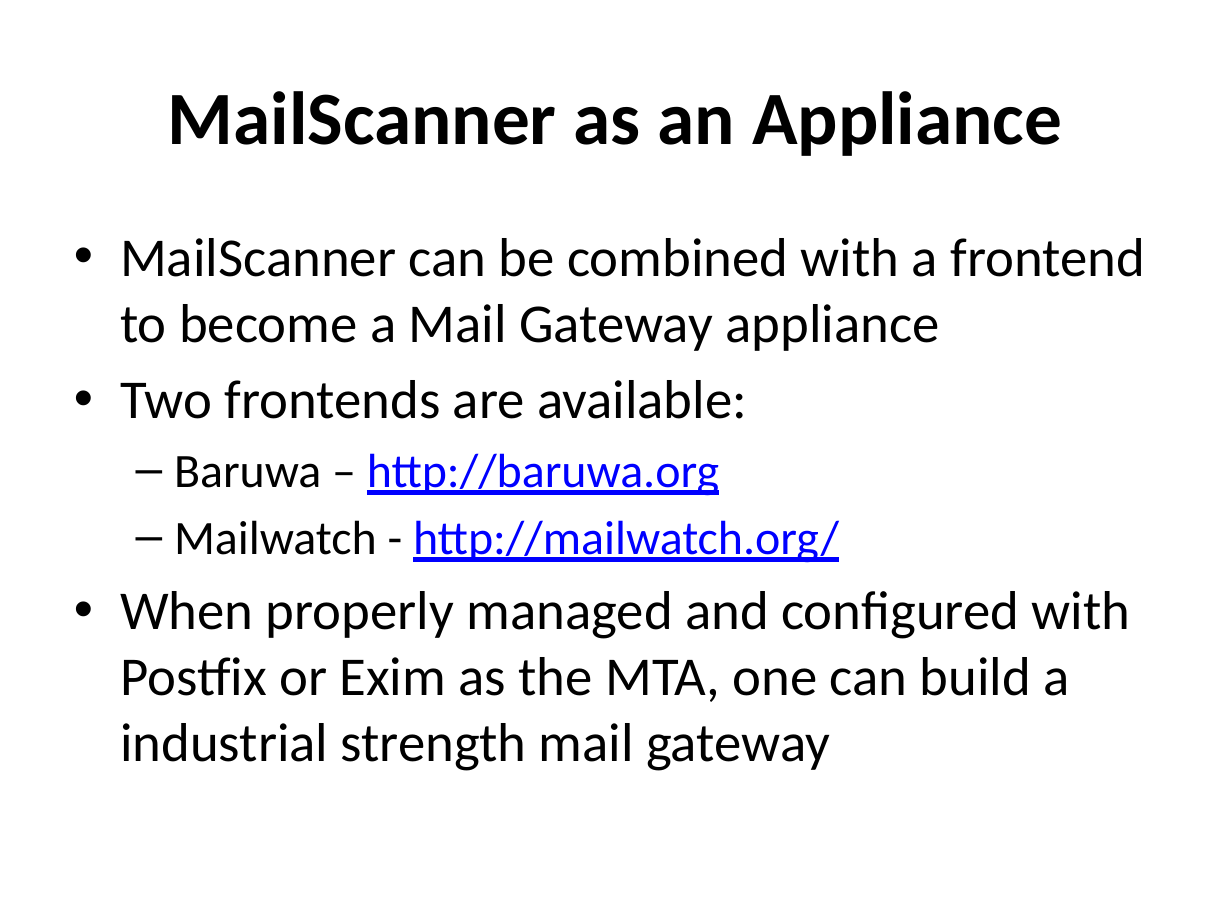
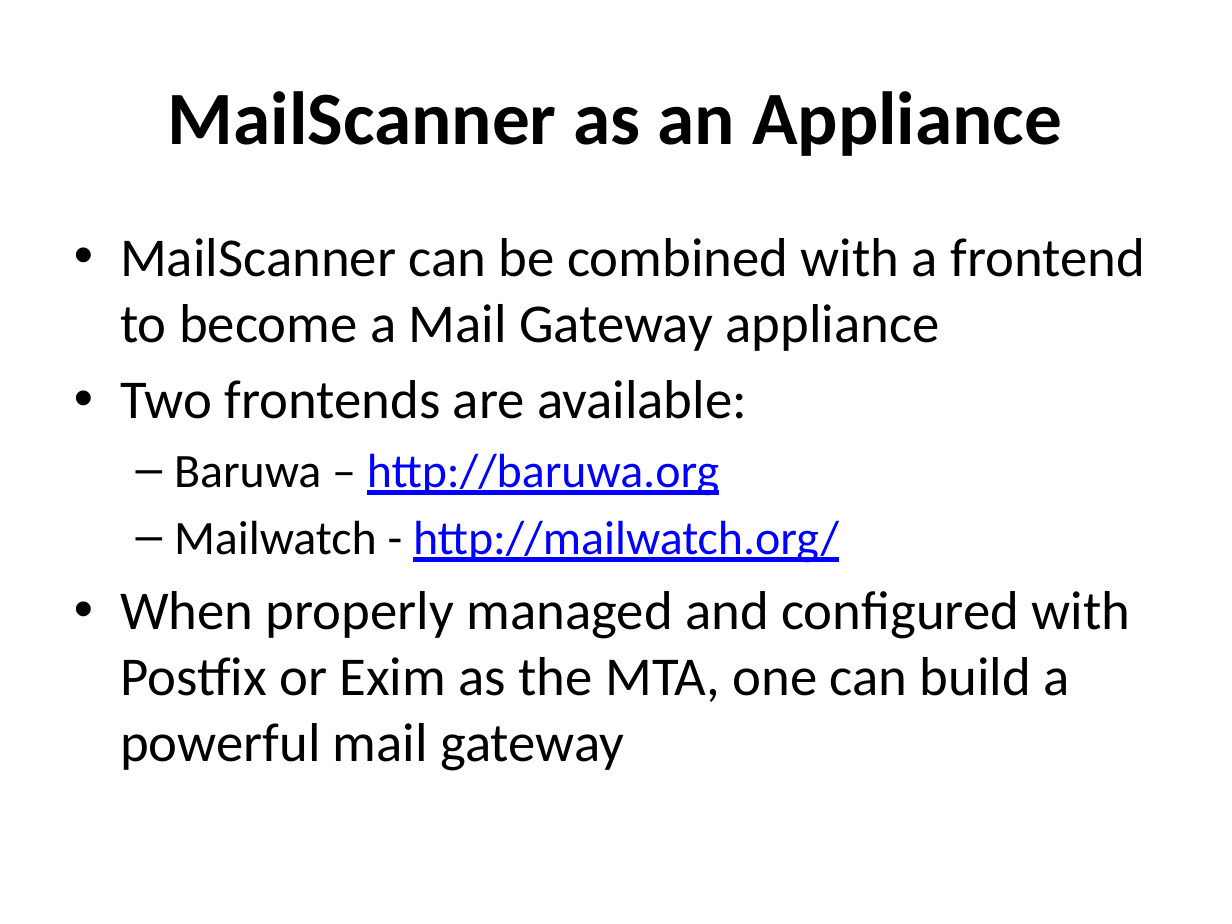
Before and after one commit to afnog/sse, a slide deck: slide 40 of postfix/postfix-mailgateway-debian.pptx (slide 37 before the commit). Drawn at 1232x924 pixels with LibreOffice and Linux fonts; fonts in the diff are those of the drawing. Boxes give left, top, right and bottom in pixels: in the first picture for what was removed or moved away, otherwise in the second. Text is boxed around its words. In the diff, an @@ line names an element or a change of style, - is before the commit and + after.

Commit message:
/ ‘ostfix/postfix-mailgateway-debian.pptx’

```diff
--- a/postfix/postfix-mailgateway-debian.pptx
+++ b/postfix/postfix-mailgateway-debian.pptx
@@ text at (x1=120, y1=591, x2=1131, y2=771): text changed @@
-• When properly managed and configured with Postfix or Exim as the MTA, one can build a industrial strength mail gateway
+• When properly managed and configured with Postfix or Exim as the MTA, one can build a powerful mail gateway
```
Also in this commit, not shown: 9 other slides changed, 8 slides added, 3 slides removed.
